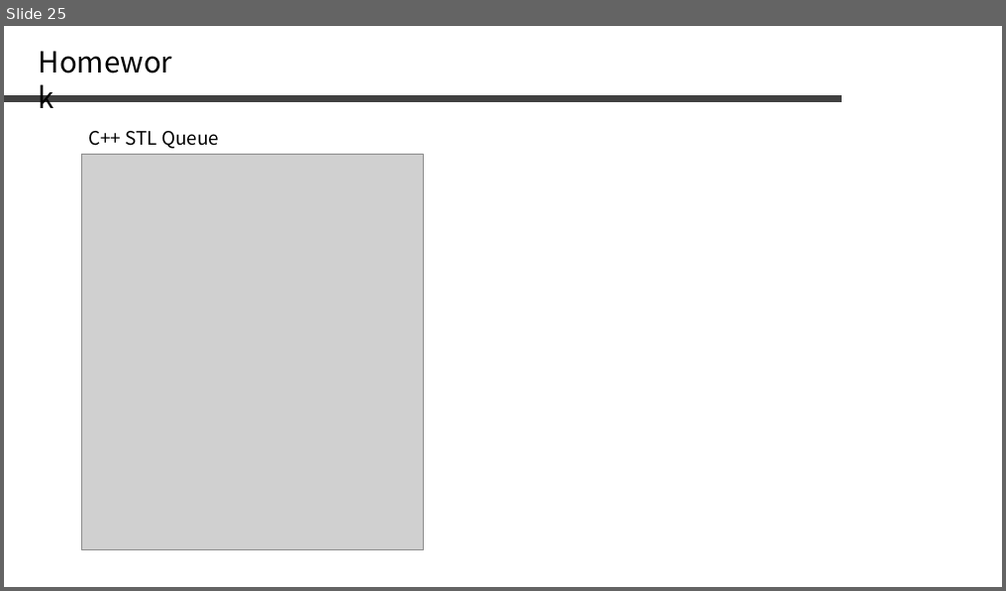
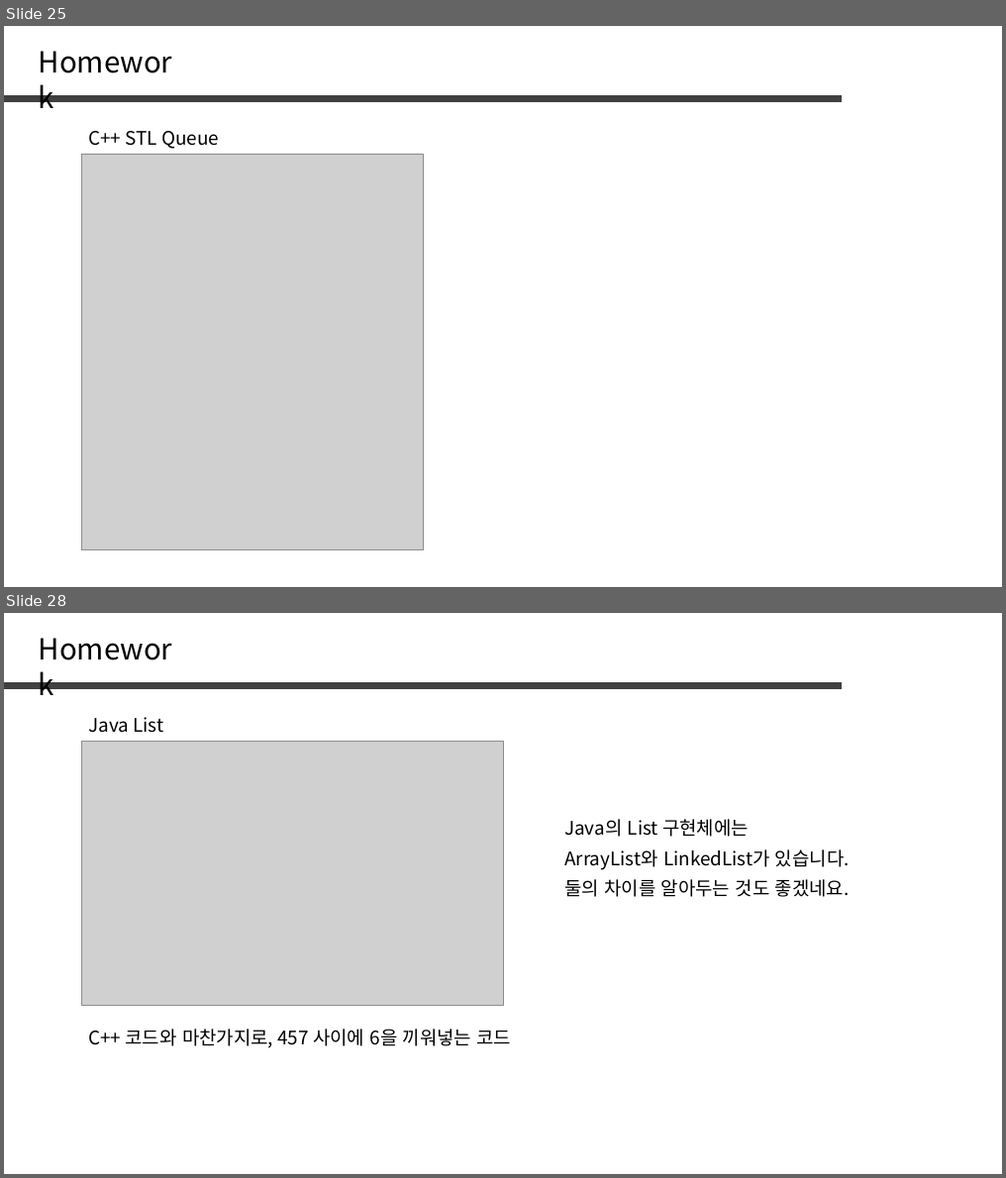
Before and after one commit to jaehoo1/PS-study, a slide deck: study/6_Greedy.pptx. Shown one above the other, each under a label of ours: slide 25 before the commit, slides 25 and 28 after it; the slides between them are not shown. The pictures are 1006x591 and 1006x1178 pixels, drawn with LibreOffice and Linux fonts; fonts in the diff are those of the drawing; grey boxes stand for pictures. Boxes give left, top, right and bottom in pixels: in the first picture for what was removed or moved away, otherwise in the second. Text is boxed around its words. In the diff, an @@ line names an element or a change of style, - is before the commit and + after.

```diff
--- a/study/6_Greedy.pptx
+++ b/study/6_Greedy.pptx
@@ slide 28 added at [4,613,1002,1174], background #FFFFFF @@
@@ text added at [31,627,195,669], 28 pt, text #000000 @@
+Homework
@@ line added from (4, 685) to (843, 685), #404040 6 pt @@
@@ text added at [88,717,163,733], 18 pt, text #000000 @@
+Java List
@@ picture added at [81,741,503,1006] @@
@@ text added at [564,819,748,837], 18 pt, text #000000 @@
+Java의 List 구현체에는
@@ text added at [564,850,849,870], 18 pt, text #000000 @@
+ArrayList와 LinkedList가 있습니다.
@@ text added at [564,879,849,897], 18 pt, text #000000 @@
+둘의 차이를 알아두는 것도 좋겠네요.
@@ text added at [88,1029,512,1049], 18 pt, text #000000 @@
+C++ 코드와 마찬가지로, 457 사이에 6을 끼워넣는 코드
```
Also in this commit, not shown: 4 other slides added.
